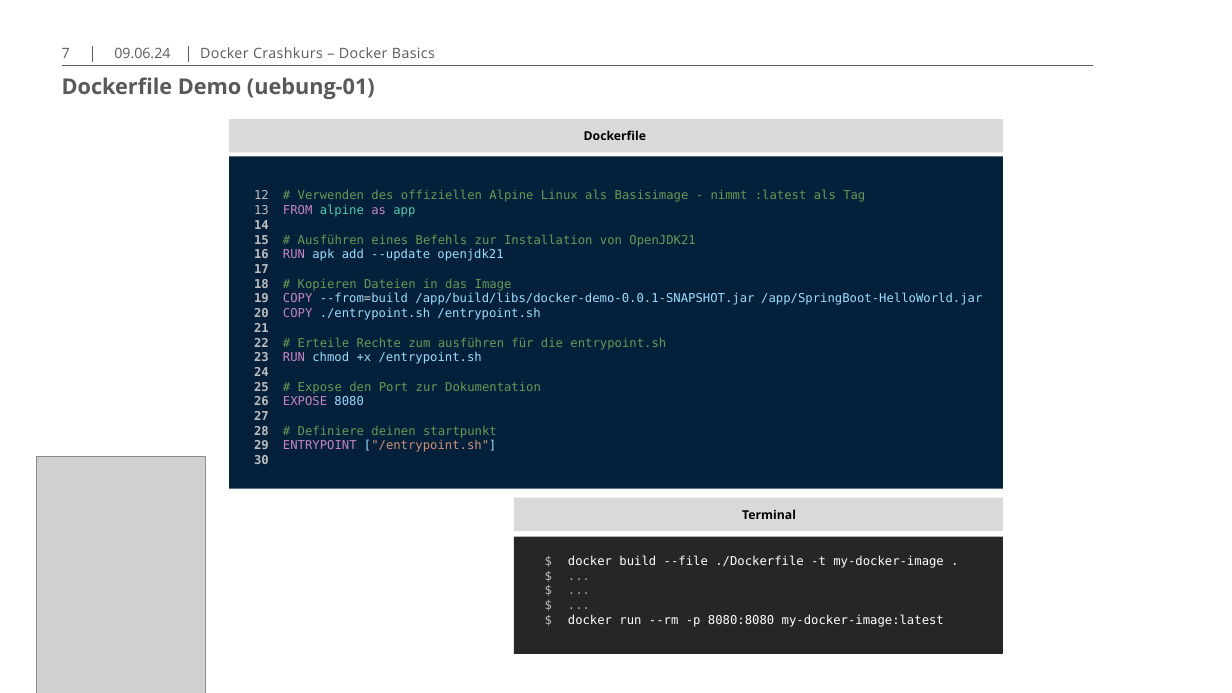
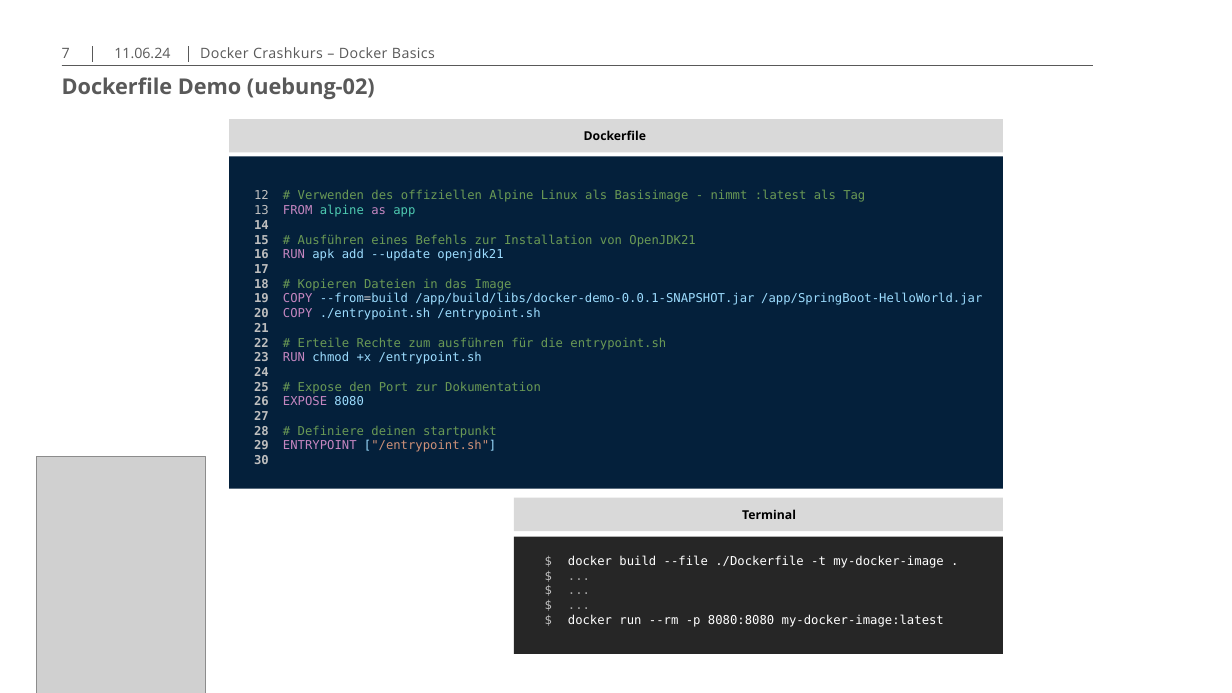
Before and after one commit to baturyusaoezdemir/docker-crashkurs, a slide deck: slide 7 of Sitzungen/02-Dockerfile/Dockerfile.pptx. Drawn at 1232x693 pixels with LibreOffice and Linux fonts; fonts in the diff are those of the drawing; grey boxes stand for pictures; background and template pictures are left out. Boxes give left, top, right and bottom in pixels: in the first picture for what was removed or moved away, otherwise in the second. Text is boxed around its words. In the diff, an @@ line names an element or a change of style, - is before the commit and + after.

```diff
--- a/Sitzungen/02-Dockerfile/Dockerfile.pptx
+++ b/Sitzungen/02-Dockerfile/Dockerfile.pptx
@@ text at <box>114,47,170,58</box>: text changed @@
-09.06.24
+11.06.24
@@ title at <box>62,77,375,99</box>: text changed @@
-Dockerfile Demo (uebung-01)
+Dockerfile Demo (uebung-02)
```
Also in this commit, not shown: 7 other slides changed, 3 other files.
